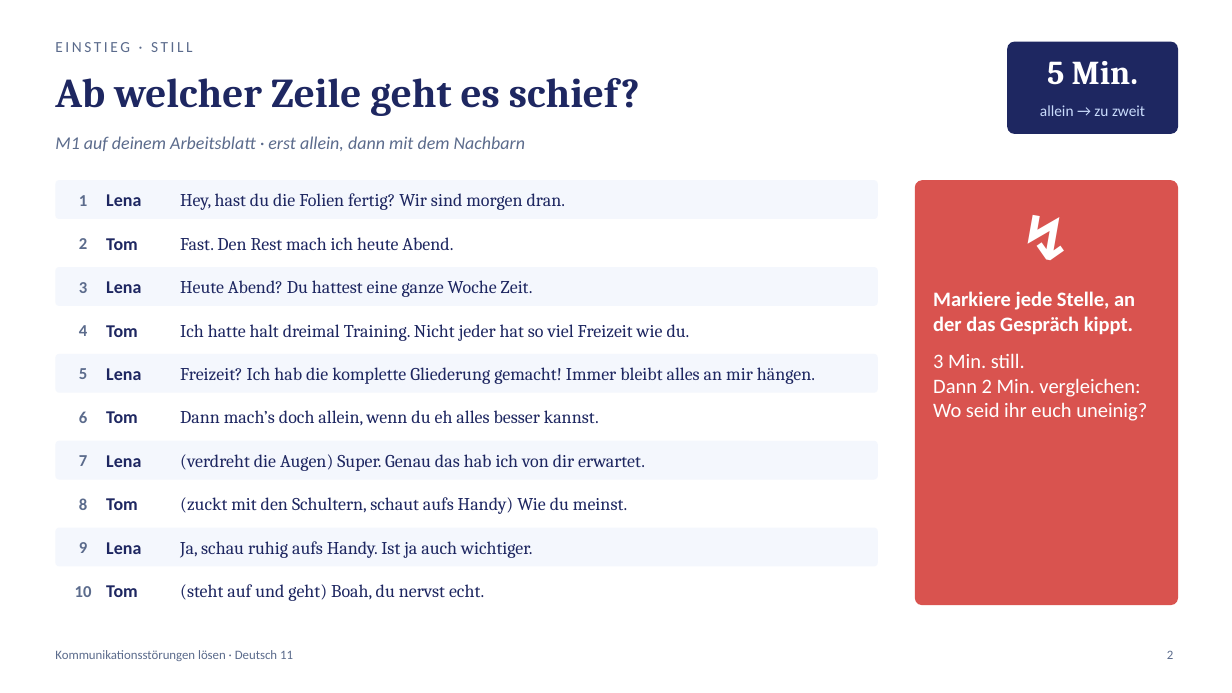
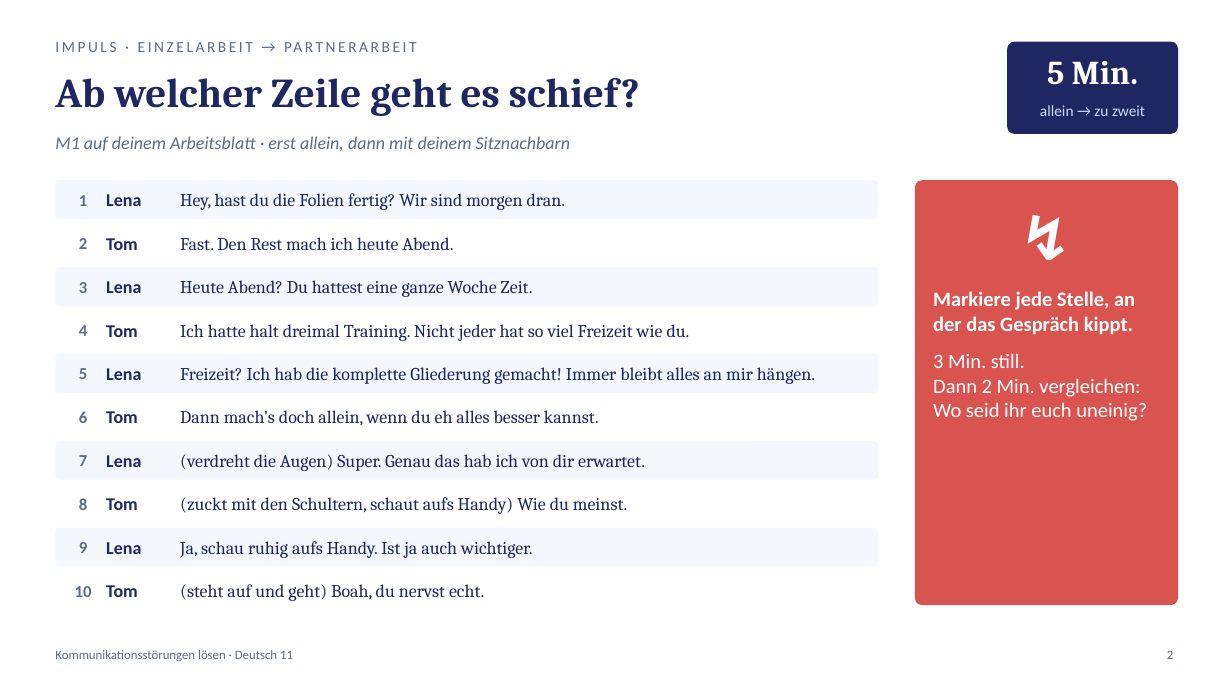
Before and after one commit to golzkonstantin-gif/Schule, a slide deck: slide 2 of Deutsch_11/Kommunikationsstoerungen_loesen/Praesentation_Kommunikationsstoerungen_loesen.pptx. Drawn at 1232x693 pixels with LibreOffice and Linux fonts; fonts in the diff are those of the drawing. Boxes give left, top, right and bottom in pixels: in the first picture for what was removed or moved away, otherwise in the second. Text is boxed around its words. In the diff, an @@ line names an element or a change of style, - is before the commit and + after.

```diff
--- a/Deutsch_11/Kommunikationsstoerungen_loesen/Praesentation_Kommunikationsstoerungen_loesen.pptx
+++ b/Deutsch_11/Kommunikationsstoerungen_loesen/Praesentation_Kommunikationsstoerungen_loesen.pptx
@@ text at [55, 42, 193, 52]: text changed @@
-EINSTIEG · STILL
+IMPULS · EINZELARBEIT → PARTNERARBEIT
@@ text at [55, 136, 571, 151]: text changed @@
-M1 auf deinem Arbeitsblatt · erst allein, dann mit dem Nachbarn
+M1 auf deinem Arbeitsblatt · erst allein, dann mit deinem Sitznachbarn
```
Also in this commit, not shown: 5 other slides changed, 8 other files.
